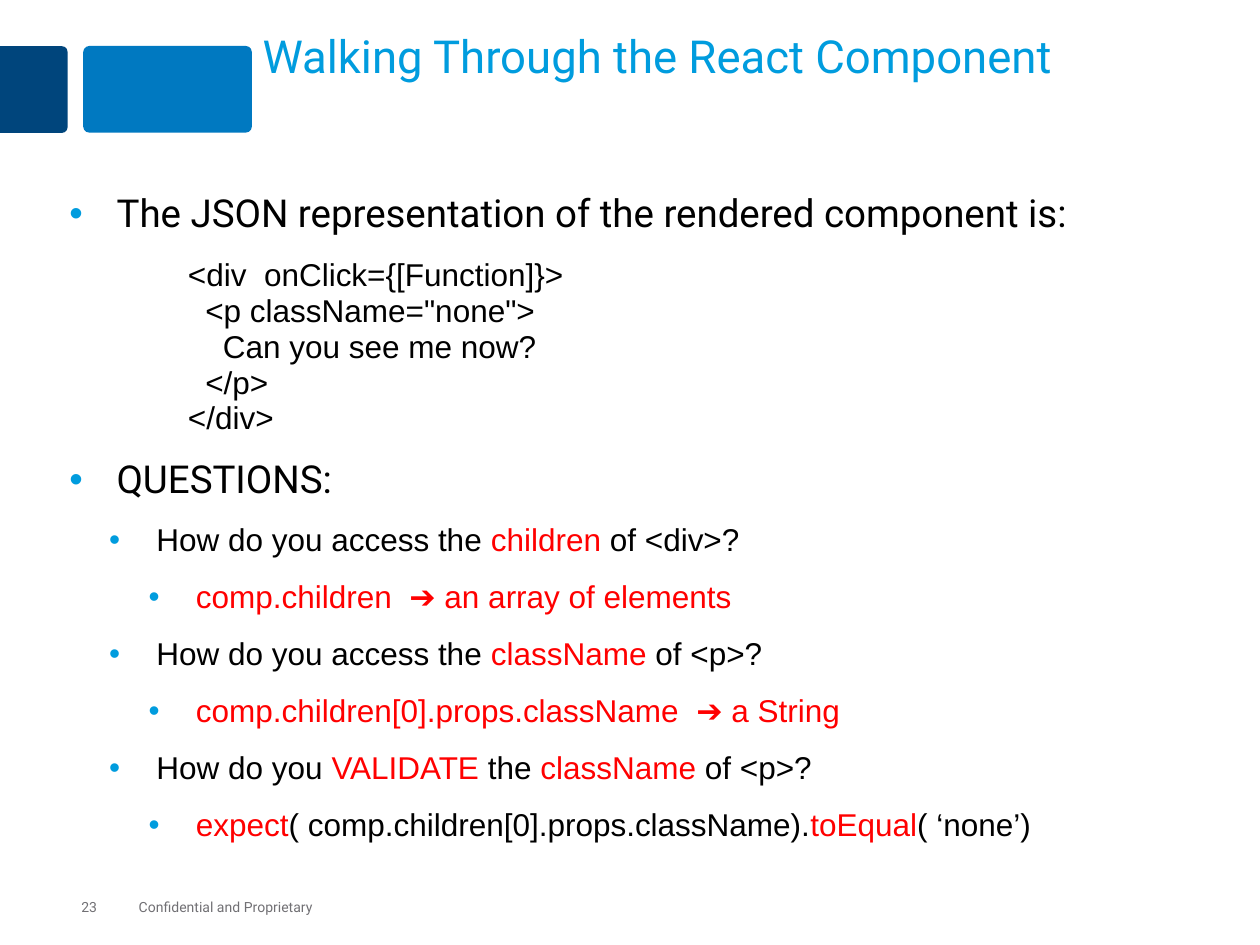
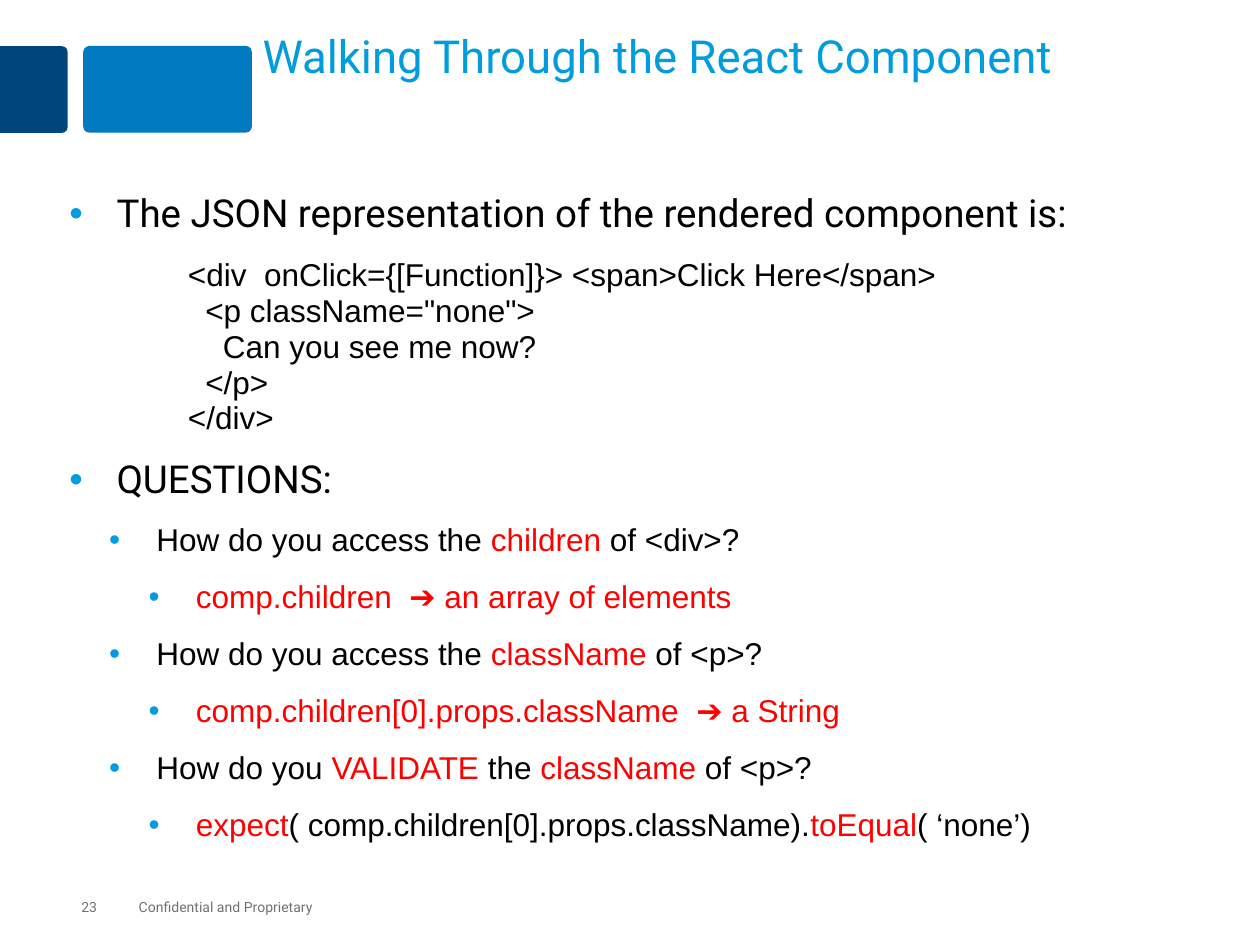
Before and after one commit to MaxMillington/react_practice, a slide deck: slide 23 of lesson-react-70-testing/react-testing.pptx. Drawn at 1260x945 pixels with LibreOffice and Linux fonts; fonts in the diff are those of the drawing. Boxes give left, top, right and bottom in pixels: in the first picture for what was removed or moved away, otherwise in the second. Text is boxed around its words. In the diff, an @@ line names an element or a change of style, - is before the commit and + after.

```diff
--- a/lesson-react-70-testing/react-testing.pptx
+++ b/lesson-react-70-testing/react-testing.pptx
@@ text at (x1=188, y1=263, x2=936, y2=430): text changed @@
-      <div onClick={[Function]}>
-      <p className="none">
-      Can you see me now?
-      </p>
-      </div>
+      <div onClick={[Function]}> <span>Click Here</span>
+      <p className="none">
+      Can you see me now?
+      </p>
+      </div>
```
Also in this commit, not shown: 13 other slides changed.
